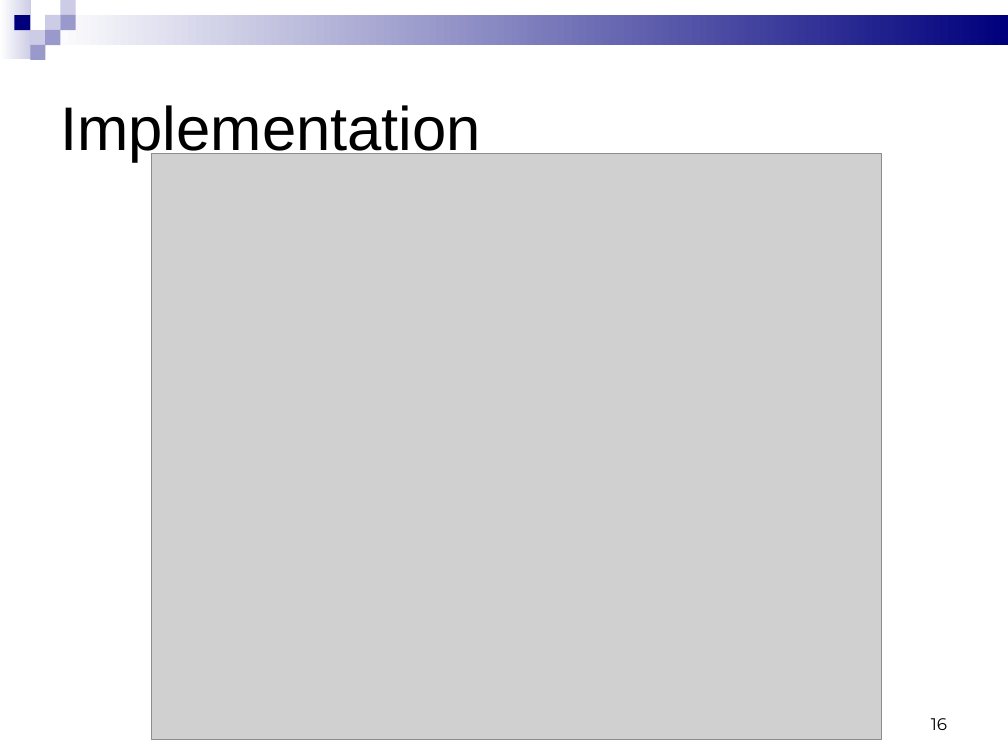
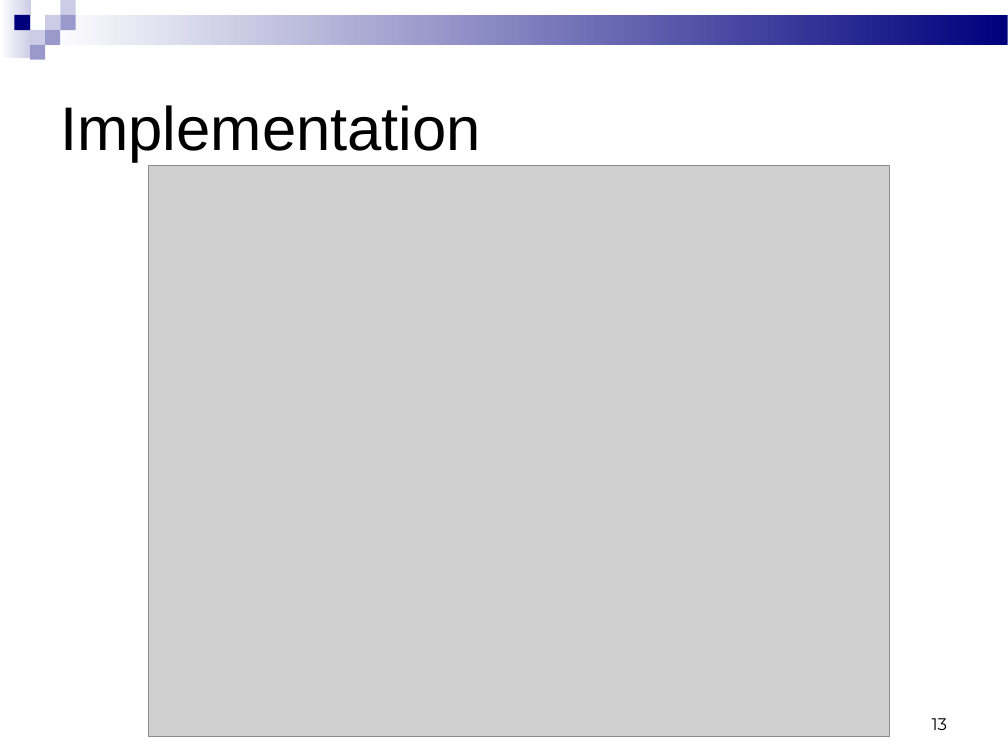
Before and after one commit to yatsek/tabfour, a slide deck: slide 13 of Tab4/doc/544 Phase 3 presentation - new.ppt (slide 16 before the commit). Drawn at 1008x756 pixels with LibreOffice and Linux fonts; fonts in the diff are those of the drawing; grey boxes stand for pictures. Boxes give left, top, right and bottom in pixels: in the first picture for what was removed or moved away, otherwise in the second. Text is boxed around its words. In the diff, an @@ line names an element or a change of style, - is before the commit and + after.

```diff
--- a/Tab4/doc/544 Phase 3 presentation - new.ppt
+++ b/Tab4/doc/544 Phase 3 presentation - new.ppt
@@ picture: place and size @@
-picture at <box>151,153,882,739</box>
+picture at <box>148,165,890,737</box>
@@ page number at <box>932,718,947,730</box>: text changed @@
-16
+13
```
Also in this commit, not shown: 8 other slides changed, 4 slides removed, 3 other files.
